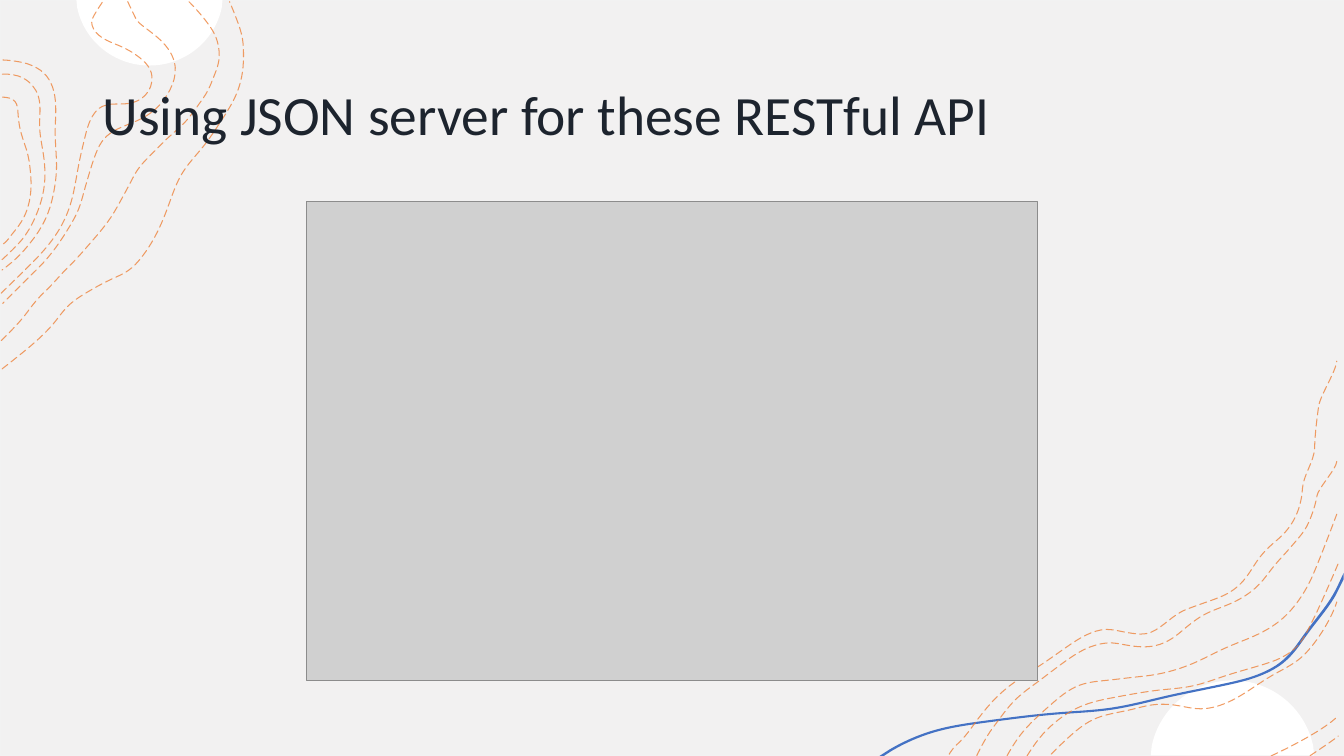
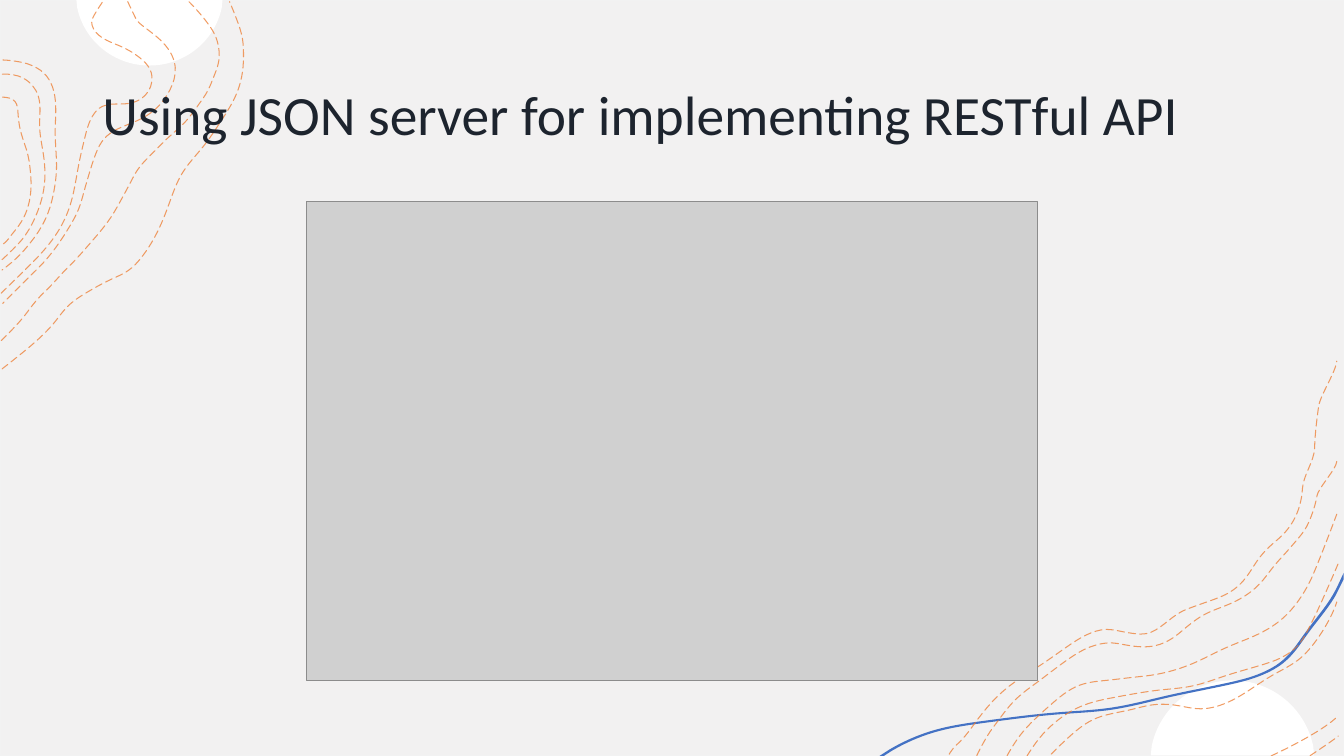
Before and after one commit to SudarshanSuryaprakash/ASM, a slide deck: slide 16 of ProjectPresentation.pptx. Drawn at 1344x756 pixels with LibreOffice and Linux fonts; fonts in the diff are those of the drawing; grey boxes stand for pictures. Boxes give left, top, right and bottom in pixels: in the first picture for what was removed or moved away, otherwise in the second. Text is boxed around its words. In the diff, an @@ line names an element or a change of style, - is before the commit and + after.

```diff
--- a/ProjectPresentation.pptx
+++ b/ProjectPresentation.pptx
@@ title at (x1=102, y1=89, x2=1178, y2=148): text changed @@
-Using JSON server for these RESTful API
+Using JSON server for implementing RESTful API
```
Also in this commit, not shown: 1 slide added, 8 other files.
